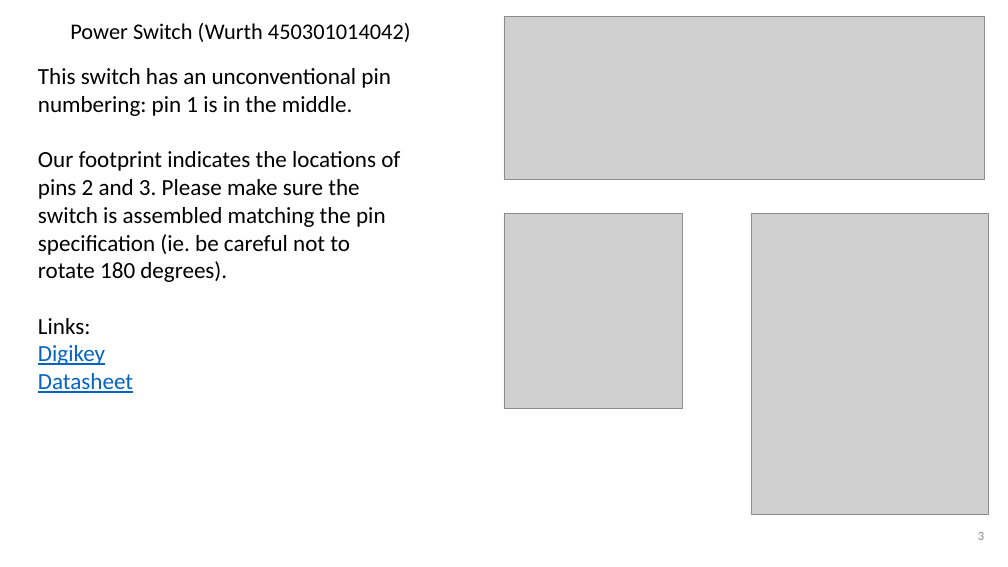
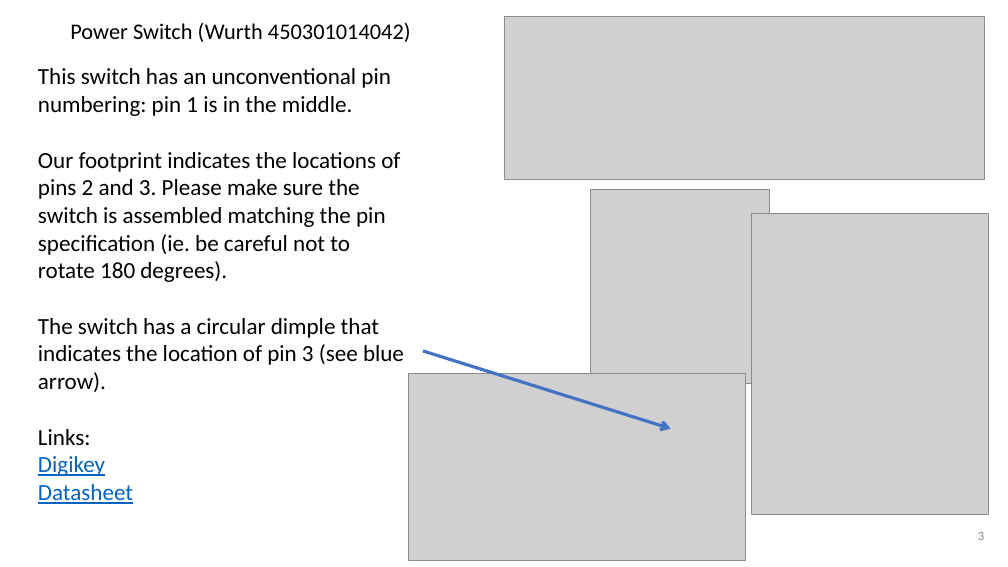
Before and after one commit to rahulk29/stac-pcb, a slide deck: slide 3 of Files_for_AssemblyHouse/Digicom_RFQ.pptx. Drawn at 1008x567 pixels with LibreOffice and Linux fonts; fonts in the diff are those of the drawing; grey boxes stand for pictures. Boxes give left, top, right and bottom in pixels: in the first picture for what was removed or moved away, otherwise in the second. Text is boxed around its words. In the diff, an @@ line names an element or a change of style, - is before the commit and + after.

Commit message:
point out dimple for wurth spdt switch

```diff
--- a/Files_for_AssemblyHouse/Digicom_RFQ.pptx
+++ b/Files_for_AssemblyHouse/Digicom_RFQ.pptx
@@ picture: place and size @@
-picture at (504, 214, 683, 408)
+picture at (591, 189, 769, 383)
@@ text at (38, 318, 404, 392): paragraph added @@
+The switch has a circular dimple that indicates the location of pin 3 (see blue arrow).
@@ arrow added from (423, 351) to (671, 429), #4472C4 3 pt @@
@@ picture added at (408, 374, 746, 560) @@
```
